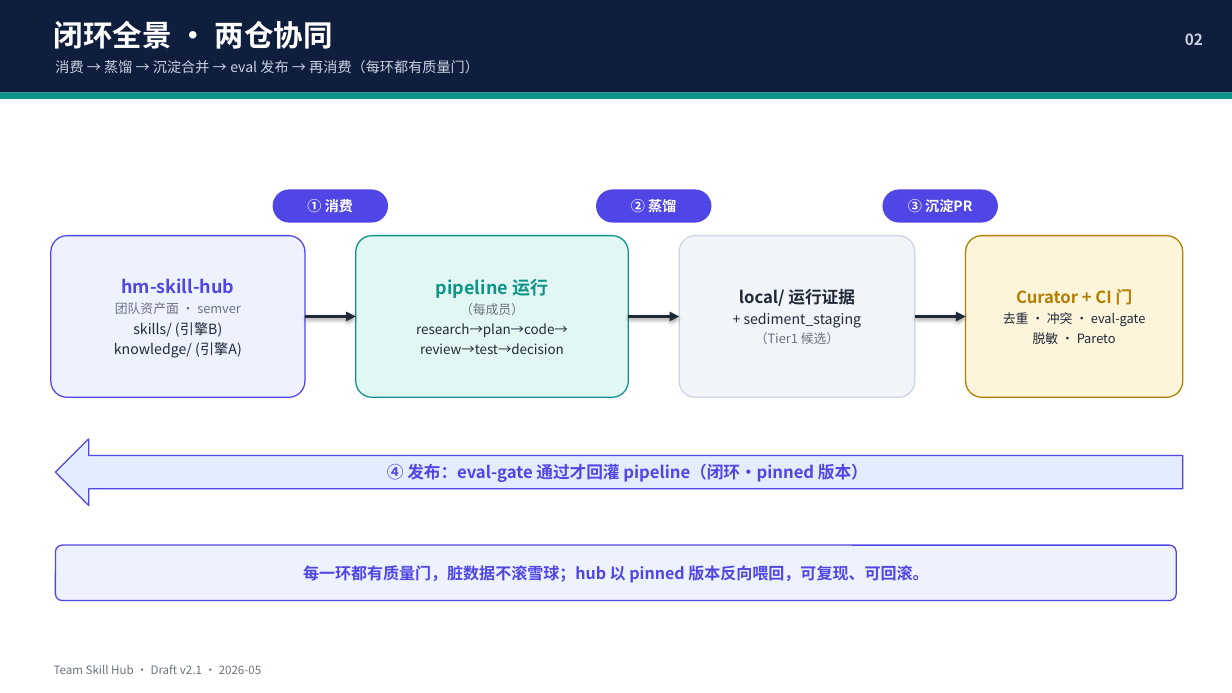
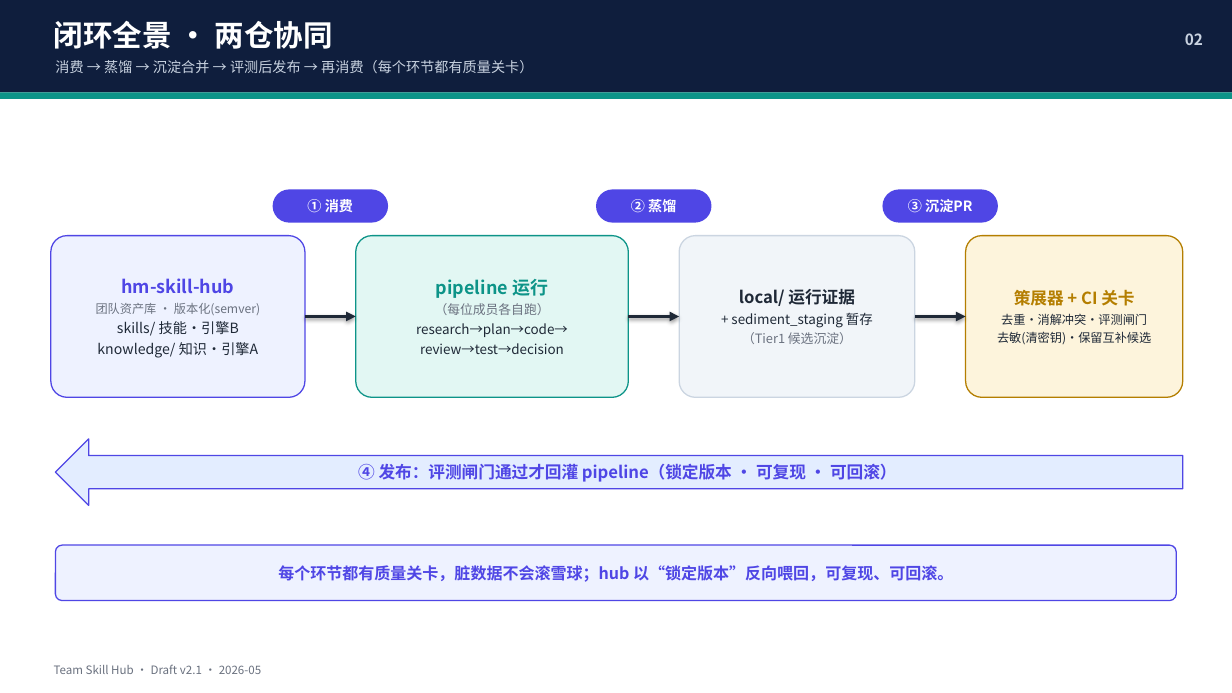
Before and after one commit to RyanSun1991/hm-kernel-llm-opt, a slide deck: slide 2 of docs/Team_Skill_Hub_Design_Slides.pptx. Drawn at 1232x693 pixels with LibreOffice and Linux fonts; fonts in the diff are those of the drawing. Boxes give left, top, right and bottom in pixels: in the first picture for what was removed or moved away, otherwise in the second. Text is boxed around its words. In the diff, an @@ line names an element or a change of style, - is before the commit and + after.

```diff
--- a/docs/Team_Skill_Hub_Design_Slides.pptx
+++ b/docs/Team_Skill_Hub_Design_Slides.pptx
@@ text at (55, 60, 533, 73): text changed @@
-消费 → 蒸馏 → 沉淀合并 → eval 发布 → 再消费（每环都有质量门）
+消费 → 蒸馏 → 沉淀合并 → 评测后发布 → 再消费（每个环节都有质量关卡）
@@ text in rounded rectangle at (997, 287, 1151, 345): text changed; size 10 to 9.5 pt @@
-Curator + CI 门
-去重 · 冲突 · eval-gate
-脱敏 · Pareto
+策展器 + CI 关卡
+去重·消解冲突·评测闸门
+去敏(清密钥)·保留互补候选
@@ text in rounded rectangle at (96, 303, 260, 358): text changed @@
-团队资产面 · semver
-skills/ (引擎B)
-knowledge/ (引擎A)
+团队资产库 · 版本化(semver)
+skills/ 技能·引擎B
+knowledge/ 知识·引擎A
@@ text in rounded rectangle at (435, 303, 550, 315): text changed @@
-（每成员）
+（每位成员各自跑）
@@ text in rounded rectangle at (731, 313, 873, 344): text changed; size 11 to 10.5 pt @@
-+ sediment_staging
-（Tier1 候选）
++ sediment_staging 暂存
+（Tier1 候选沉淀）
@@ text in left arrow at (358, 464, 897, 482): text changed @@
-④ 发布：eval-gate 通过才回灌 pipeline（闭环·pinned 版本）
+④ 发布：评测闸门通过才回灌 pipeline（锁定版本 · 可复现 · 可回滚）
@@ text in rounded rectangle at (278, 565, 953, 582): text changed @@
-每一环都有质量门，脏数据不滚雪球；hub 以 pinned 版本反向喂回，可复现、可回滚。
+每个环节都有质量关卡，脏数据不会滚雪球；hub 以“锁定版本”反向喂回，可复现、可回滚。
```
Also in this commit, not shown: 5 other slides changed, 1 slide added, 1 other file.
